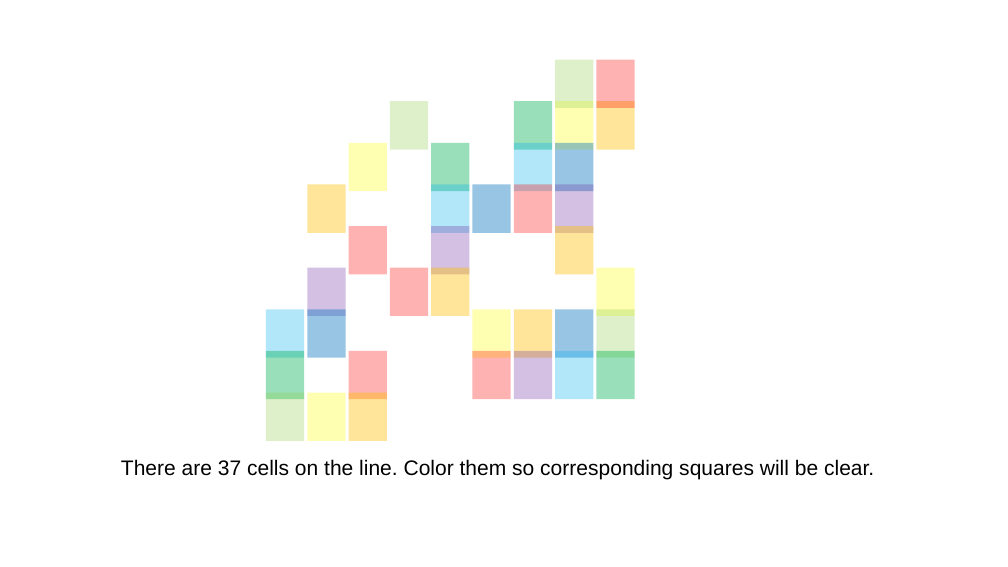
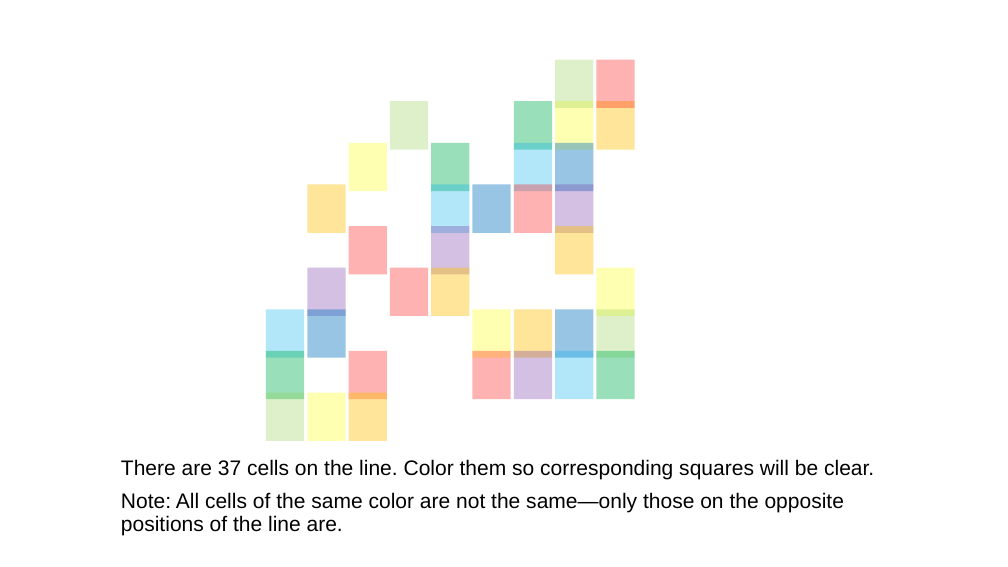
Before and after one commit to jhardis/WSJ_Number_Puzzles, a slide deck: slide 2 of 20260502_2.pptx. Drawn at 1008x567 pixels with LibreOffice and Linux fonts; fonts in the diff are those of the drawing; background and template pictures are left out. Boxes give left, top, right and bottom in pixels: in the first picture for what was removed or moved away, otherwise in the second. Text is boxed around its words. In the diff, an @@ line names an element or a change of style, - is before the commit and + after.

```diff
--- a/20260502_2.pptx
+++ b/20260502_2.pptx
@@ text at (x1=121, y1=492, x2=844, y2=535): paragraph added @@
+Note: All cells of the same color are not the same—only those on the opposite positions of the line are.
```
Also in this commit, not shown: 40 other slides changed, 5 slides added, 5 slides removed.
